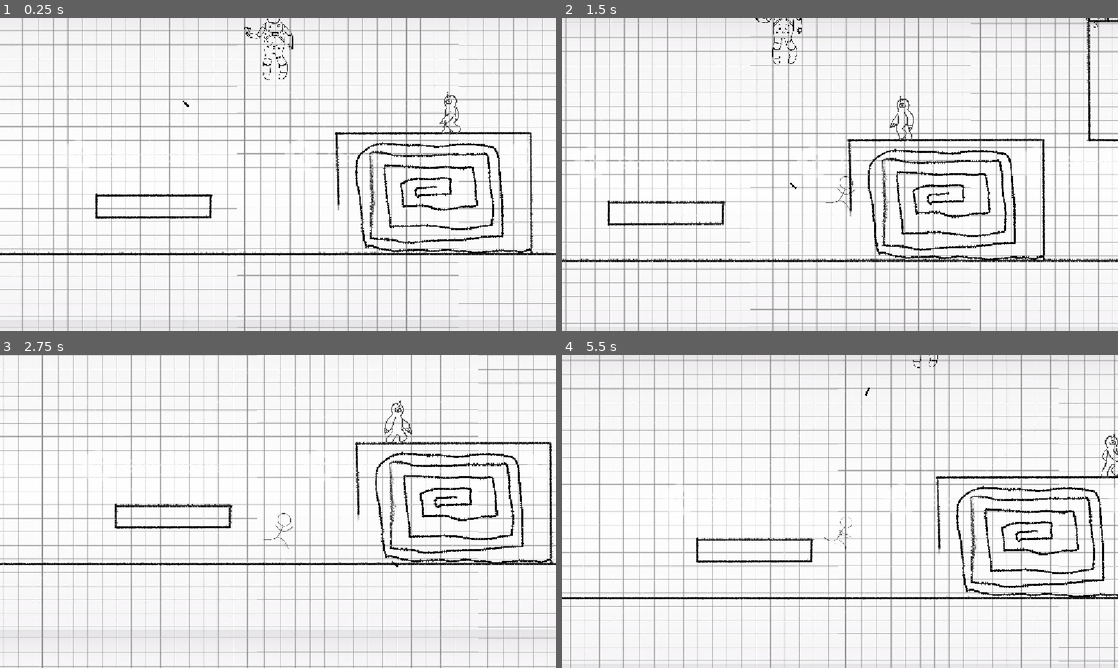
Above: before the commit, frames 1-4 (two rows, left to right).
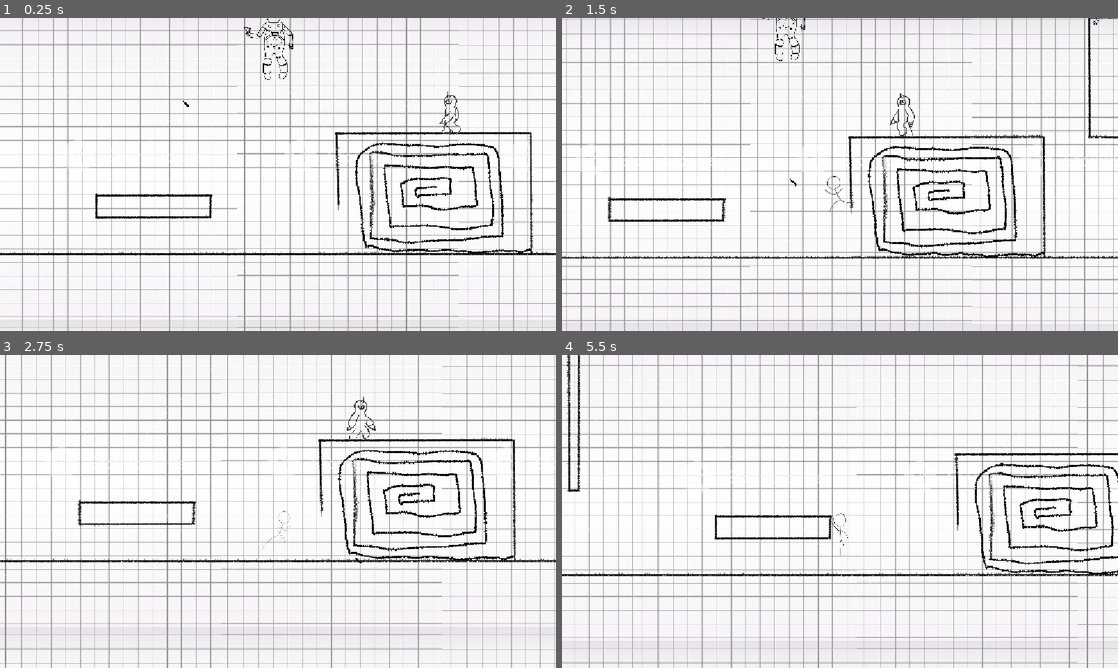
Above: after the commit, the same moments.

Repository: mortex1111/zavrsni
Game: Godot game, scene res://temp/temp_map.tscn
Same seed, same stepped clock (60 frames per second), same inputs: the game is played once before the commit and once after it.
Inputs (mouse positions are in pixels of both pictures, inside the frame that each line leads up to):
- Up to frame 1 (0.25 s): no input
- Up to frame 2 (1.5 s): tap Enter (ui_accept) at 0.5, 0.77, 0.8, 1.07, 1.35 s; move the mouse to (962, 158) at 0.52 s; hold Right (ui_right) from 0.53 s (still down); tap Shift (air_dodge) at 0.6 s; move the mouse to (728, 190) at 1.27 s
- Up to frame 3 (2.75 s): tap Enter (ui_accept) at 1.52, 1.82, 2.3 s; tap Shift (air_dodge) at 1.55, 2.1 s; move the mouse to (333, 442) at 2.02 s; release Right (ui_right) at 2.03 s; hold Left (ui_left) from 2.03 s (still down)
- Up to frame 4 (5.5 s): move the mouse to (812, 574) at 2.77 s; release Left (ui_left) at 2.78 s; hold Right (ui_right) 2.78-4.28 s; click (812, 574) at 2.85 s; tap Enter (ui_accept) at 3.02, 3.32, 3.77, 3.8, 4.07, 4.35, 4.52, 4.82, 5.3 s; tap Shift (air_dodge) at 3.05, 3.6, 4.55, 5.1 s; move the mouse to (1006, 558) at 3.52 s; move the mouse to (673, 464) at 4.27 s; hold Left (ui_left) 4.28-5.03 s; move the mouse to (867, 511) at 5.02 s; hold Right (ui_right) from 5.03 s (still down)

The runs differ from the first frame. In frame 1, 0.2% of the frame differs, in the area x 43-53%, y 0-20%; in frame 2, 25%; in frame 3, 28%; in frame 4, 28%, in the area x 0-100%, y 0-100%.

Commit message:
ubi me
dodao sam te odbacuje attack of enamya i da dila dmg (polje lagano mozemo dodat contact dmg sa enemyima) poslozio sve collision layere i maskove normalno i sad se stvari ne sudaraju. ali okretanje playere ne radi normalno nez zas i pre umoran sam da idem gledat. i nasao sam par bugova

Diff:
--- a/Enemies/astronaut/astronaut.tscn
+++ b/Enemies/astronaut/astronaut.tscn
@@ -91,6 +91,48 @@
 
 [sub_resource type="CircleShape2D" id="CircleShape2D_rb6wy"]
 radius = 789.1071
+
+[sub_resource type="Animation" id="Animation_ohx4t"]
+length = 0.001
+tracks/0/type = "value"
+tracks/0/imported = false
+tracks/0/enabled = true
+tracks/0/path = NodePath("AnimatedSprite2D:frame")
+tracks/0/interp = 1
+tracks/0/loop_wrap = true
+tracks/0/keys = {
+"times": PackedFloat32Array(0),
+"transitions": PackedFloat32Array(1),
+"update": 1,
+"values": [0]
+}
+
+[sub_resource type="Animation" id="Animation_f101j"]
+resource_name = "idle"
+tracks/0/type = "value"
+tracks/0/imported = false
+tracks/0/enabled = true
+tracks/0/path = NodePath("AnimatedSprite2D:animation")
+tracks/0/interp = 1
+tracks/0/loop_wrap = true
+tracks/0/keys = {
+"times": PackedFloat32Array(0),
+"transitions": PackedFloat32Array(1),
+"update": 1,
+"values": [&"idle"]
+}
+tracks/1/type = "value"
+tracks/1/imported = false
+tracks/1/enabled = true
+tracks/1/path = NodePath("AnimatedSprite2D:frame")
+tracks/1/interp = 1
+tracks/1/loop_wrap = true
+tracks/1/keys = {
+"times": PackedFloat32Array(0),
+"transitions": PackedFloat32Array(1),
+"update": 1,
+"values": [0]
+}
 
 [sub_resource type="Animation" id="Animation_rb6wy"]
 resource_name = "shoot"
@@ -134,48 +176,6 @@
 }]
 }
 
-[sub_resource type="Animation" id="Animation_ohx4t"]
-length = 0.001
-tracks/0/type = "value"
-tracks/0/imported = false
-tracks/0/enabled = true
-tracks/0/path = NodePath("AnimatedSprite2D:frame")
-tracks/0/interp = 1
-tracks/0/loop_wrap = true
-tracks/0/keys = {
-"times": PackedFloat32Array(0),
-"transitions": PackedFloat32Array(1),
-"update": 1,
-"values": [0]
-}
-
-[sub_resource type="Animation" id="Animation_f101j"]
-resource_name = "idle"
-tracks/0/type = "value"
-tracks/0/imported = false
-tracks/0/enabled = true
-tracks/0/path = NodePath("AnimatedSprite2D:animation")
-tracks/0/interp = 1
-tracks/0/loop_wrap = true
-tracks/0/keys = {
-"times": PackedFloat32Array(0),
-"transitions": PackedFloat32Array(1),
-"update": 1,
-"values": [&"idle"]
-}
-tracks/1/type = "value"
-tracks/1/imported = false
-tracks/1/enabled = true
-tracks/1/path = NodePath("AnimatedSprite2D:frame")
-tracks/1/interp = 1
-tracks/1/loop_wrap = true
-tracks/1/keys = {
-"times": PackedFloat32Array(0),
-"transitions": PackedFloat32Array(1),
-"update": 1,
-"values": [0]
-}
-
 [sub_resource type="AnimationLibrary" id="AnimationLibrary_4bfli"]
 _data = {
 &"RESET": SubResource("Animation_ohx4t"),
@@ -184,6 +184,8 @@
 }
 
 [node name="Astronaut" type="CharacterBody2D"]
+collision_layer = 0
+collision_mask = 16
 motion_mode = 1
 script = ExtResource("1_rb6wy")
 
@@ -198,8 +200,11 @@
 shape = SubResource("RectangleShape2D_rb6wy")
 
 [node name="Area2D" type="Area2D" parent="."]
+collision_layer = 0
+collision_mask = 128
 
 [node name="CollisionShape2D" type="CollisionShape2D" parent="Area2D"]
+visible = false
 shape = SubResource("CircleShape2D_rb6wy")
 
 [node name="Marker2D" type="Marker2D" parent="."]
--- a/Enemies/astronaut/astronaut_projectile.gd
+++ b/Enemies/astronaut/astronaut_projectile.gd
@@ -1,4 +1,4 @@
-extends CharacterBody2D
+extends Area2D
 
 @export var speed: int = 400
 
@@ -15,6 +15,3 @@
 
 func _physics_process(delta: float) -> void:
 	global_position += player_dir * speed * delta
-
-	if global_position == player_pos:
-		queue_free()
--- a/Enemies/astronaut/astronaut_projectile.tscn
+++ b/Enemies/astronaut/astronaut_projectile.tscn
@@ -6,8 +6,10 @@
 [sub_resource type="RectangleShape2D" id="RectangleShape2D_xcff4"]
 size = Vector2(37, 10)
 
-[node name="astronaut_projectile" type="CharacterBody2D"]
-collision_layer = 0
+[node name="astronaut_projectile" type="Area2D"]
+editor_description = "1"
+collision_layer = 4
+collision_mask = 0
 script = ExtResource("1_wgtfj")
 
 [node name="CollisionShape2D" type="CollisionShape2D" parent="."]
--- a/player/player.gd
+++ b/player/player.gd
@@ -1,7 +1,6 @@
 extends CharacterBody2D
 
 var gravity: float = ProjectSettings.get_setting("physics/2d/default_gravity")
-
 @onready var lgrab: RayCast2D = $Lgrab
 @onready var check_up: RayCast2D = $CheckUp
 @export var HP: int = 3
@@ -17,7 +16,7 @@
 @export var max_jumps: int = 2
 @export var attack_cool_len: int = 120
 @export var attack_len: int = 60
-@export var dmgCoolLen: float = 0.5
+@export var dmgCoolLen: float = 0.3
 
 var dmgLen: float = 0
 var invizLen: float = 0
@@ -25,11 +24,11 @@
 var attack_cool: int = -1
 var is_jumping: bool = false
 var coyote_timer: float = 0.0
-var jump_buffer_timer: float = 0.0
+var jumpBufferTimer: float = 0.0
 var hang_timer1: float = 0.0
 var hang_timer2: float = 0.0
-var air_dodge_timer: float = 0.0
-var jumps_done: int = 0
+var airDodgeTimer: float = 0.0
+var curJumps: int = 0
 var attacking = false
 var running = false
 var knock_back = false
@@ -39,11 +38,11 @@
 var can_move = true
 var is_dodging = false
 var can_dodge = true
-var last_dir = 0
+var last_dir = -1
 
 func _physics_process(delta: float) -> void:
 	is_hanging()
-	handle_timers(delta)
+	timers(delta)
 	move_character(delta)
 	animations_test()
 	animations()
@@ -63,6 +62,7 @@
 				hanging = true
 
 func move_character(delta: float) -> void:
+	if dmgLen < 0:
 		if !is_dodging:
 			direction = Input.get_axis("ui_left", "ui_right")
 		if hanging:
@@ -79,40 +79,33 @@
 		else:
 			is_jumping = false
 			coyote_timer = coyote_time
-			jumps_done = 0
+			curJumps = 0
 			accel = 0.04
 		if direction != 0 and !hanging and !is_dodging:
 			if abs(velocity.x) < speed:
 				velocity.x += direction * speed * accel
 		elif !is_dodging:
 			velocity.x = move_toward(velocity.x, 0, speed / 15)
-
-		if direction != 0:
-			last_dir = direction
-
 		if Input.is_action_just_pressed("air_dodge") and !is_on_floor() and !is_dodging and !hanging and can_dodge:
 			velocity.y = 0
 			velocity.x = 0
 			can_dodge = false
 			is_dodging = true
-
 		if is_on_floor():
-			air_dodge_timer = 0.0
+			airDodgeTimer = 0.0
 			can_dodge = true
 			is_dodging = false
-
 		if is_dodging:
 			velocity.x = last_dir * dodge_speed
-			air_dodge_timer += delta
-
-		if air_dodge_timer >= air_dodge_duration:
-			air_dodge_timer = 0.0
+			airDodgeTimer += delta
+		if airDodgeTimer >= air_dodge_duration:
+			airDodgeTimer = 0.0
 			velocity.x = 0
 			is_dodging = false
 
 		if Input.is_action_just_pressed("ui_accept") and !is_dodging:
-			jump_buffer_timer = jump_buffer_time
-		if jump_buffer_timer > 0 and can_jump() and !hanging:
+			jumpBufferTimer = jump_buffer_time
+		if jumpBufferTimer > 0 and can_jump() and !hanging:
 			start_jump()
 		if Input.is_action_just_released("ui_accept") and is_jumping and velocity.y < jump_cutoff:
 			velocity.y = jump_cutoff
@@ -120,7 +113,7 @@
 func can_jump() -> bool:
 	if is_on_floor() or coyote_timer > 0:
 		return true
-	if jumps_done < max_jumps:
+	if curJumps < max_jumps:
 		return true
 	return false
 
@@ -129,14 +122,14 @@
 	velocity.y = jump_velocity
 	is_jumping = true
 	coyote_timer = 0.0
-	jump_buffer_timer = 0.0
-	jumps_done += 1
+	jumpBufferTimer = 0.0
+	curJumps += 1
 
-func handle_timers(delta: float) -> void:
+func timers(delta: float) -> void:
 	if coyote_timer > 0:
 		coyote_timer -= delta
-	if jump_buffer_timer > 0:
-		jump_buffer_timer -= delta
+	if jumpBufferTimer > 0:
+		jumpBufferTimer -= delta
 	@warning_ignore("narrowing_conversion")
 	attack_cool -= delta
 	dmgLen -= delta
@@ -165,8 +158,6 @@
 
 func animations():
 	if dmgLen > 0:
-		print("dmgLen")
-		print(dmgLen)
 		$AnimationPlayer.play("air_dodge")
 	elif attacking:
 		$AnimationPlayer.play("attack")
@@ -179,20 +170,29 @@
 	elif is_dodging:
 		$AnimationPlayer.play("air_dodge")
 
+
+	if direction != 0 and direction != last_dir:
+		last_dir = direction
+		scale.x = abs(scale.x) * last_dir
+
+
 	if invizLen > 0:
-		print("invizLen")
-		print(invizLen)
 		modulate = Color(1,0,0, 0.5)
 	else:
 		modulate = Color(1,1,1)
 
 func hit_box():
+	if invizLen > 0:
+		$dmgHitbox/CollisionShape2D.disabled = true
+	else:
+		$dmgHitbox/CollisionShape2D.disabled = false
 	if $AnimationPlayer.is_playing() and $AnimationPlayer.current_animation == "attack":
 		$attack/CollisionShape2D2.disabled = false
 	else:
 		$attack/CollisionShape2D2.disabled = true
 
 func _on_dmg_hitbox_area_entered(area: Area2D) -> void:
+	velocity = (global_position - area.global_position).normalized() * 400
 	HP -= int(area.editor_description)
 	dmgLen = dmgCoolLen
-	invizLen = dmgCoolLen * 3
+	invizLen = dmgCoolLen * 5
--- a/scenes/player.tscn
+++ b/scenes/player.tscn
@@ -378,12 +378,12 @@
 size = Vector2(141.25, 190)
 
 [sub_resource type="RectangleShape2D" id="RectangleShape2D_y4r1p"]
-size = Vector2(26.250002, 165.00003)
+size = Vector2(110.00007, 165.00003)
 
 [node name="Player" type="CharacterBody2D" groups=["Player"]]
-scale = Vector2(0.8, 0.8)
-collision_layer = 129
-collision_mask = 129
+scale = Vector2(-0.8, 0.8)
+collision_layer = 0
+collision_mask = 16
 script = ExtResource("1_smehm")
 
 [node name="Camera2D" type="Camera2D" parent="."]
@@ -398,7 +398,6 @@
 
 [node name="CollisionShape2D" type="CollisionShape2D" parent="."]
 visible = false
-position = Vector2(-2.5, 16.25)
 shape = SubResource("CapsuleShape2D_a42rq")
 
 [node name="AnimationPlayer" type="AnimationPlayer" parent="."]
@@ -409,7 +408,7 @@
 [node name="attack" type="Area2D" parent="."]
 visible = false
 collision_layer = 2
-collision_mask = 2
+collision_mask = 0
 
 [node name="CollisionShape2D2" type="CollisionShape2D" parent="attack"]
 position = Vector2(115.625, 7.50009)
@@ -419,12 +418,14 @@
 position = Vector2(0, -48.749996)
 scale = Vector2(1, 10)
 target_position = Vector2(99.99999, 0)
+collision_mask = 16
 hit_from_inside = true
 
 [node name="CheckUp" type="RayCast2D" parent="."]
 position = Vector2(99.99999, -79.99999)
 scale = Vector2(0.99999994, 0.99999994)
 target_position = Vector2(0, -200)
+collision_mask = 16
 hit_from_inside = true
 
 [node name="dmgHitbox" type="Area2D" parent="."]
@@ -432,8 +433,8 @@
 collision_mask = 4
 
 [node name="CollisionShape2D" type="CollisionShape2D" parent="dmgHitbox"]
-position = Vector2(-3.1249995, 17.499989)
-scale = Vector2(0.99999964, 0.99999964)
+position = Vector2(1.2499986, 17.499989)
+scale = Vector2(0.99999934, 0.99999934)
 shape = SubResource("RectangleShape2D_y4r1p")
 
 [connection signal="area_entered" from="dmgHitbox" to="." method="_on_dmg_hitbox_area_entered"]
--- a/temp/temp_map.tscn
+++ b/temp/temp_map.tscn
@@ -687,6 +687,7 @@
 
 [node name="Player" parent="." instance=ExtResource("3_h8bpr")]
 position = Vector2(1442.0001, 283)
+collision_layer = 128
 
 [node name="background" type="Sprite2D" parent="."]
 position = Vector2(2223, -963)
@@ -698,8 +699,8 @@
 
 [node name="sRoc1" type="CharacterBody2D" parent="objects"]
 position = Vector2(-514, 477)
-collision_layer = 17
-collision_mask = 17
+collision_layer = 16
+collision_mask = 0
 
 [node name="sRoc1" type="Sprite2D" parent="objects/sRoc1"]
 texture = ExtResource("6_7ieth")
@@ -722,8 +723,8 @@
 
 [node name="sRoc3" type="CharacterBody2D" parent="objects"]
 position = Vector2(-514, 477)
-collision_layer = 17
-collision_mask = 17
+collision_layer = 16
+collision_mask = 0
 
 [node name="sRoc1" type="Sprite2D" parent="objects/sRoc3"]
 position = Vector2(80, -185)
@@ -747,8 +748,8 @@
 
 [node name="sRoc2" type="CharacterBody2D" parent="objects"]
 position = Vector2(-514, 477)
-collision_layer = 17
-collision_mask = 17
+collision_layer = 16
+collision_mask = 0
 
 [node name="sRoc1" type="Sprite2D" parent="objects/sRoc2"]
 position = Vector2(0, -28)
@@ -851,6 +852,8 @@
 
 [node name="miniKiklop" type="CharacterBody2D" parent="."]
 position = Vector2(2196, -79)
+collision_layer = 0
+collision_mask = 16
 script = ExtResource("21_u8ib0")
 
 [node name="AnimatedSprite2D" type="AnimatedSprite2D" parent="miniKiklop"]
@@ -865,6 +868,8 @@
 shape = SubResource("RectangleShape2D_5oev5")
 
 [node name="Turn" type="Area2D" parent="miniKiklop"]
+collision_layer = 0
+collision_mask = 16
 
 [node name="CollisionShape2D" type="CollisionShape2D" parent="miniKiklop/Turn"]
 position = Vector2(-70, -20)
@@ -875,12 +880,16 @@
 shape = SubResource("RectangleShape2D_u8ib0")
 
 [node name="Turn2" type="Area2D" parent="miniKiklop"]
+collision_layer = 0
+collision_mask = 16
 
 [node name="CollisionShape2D2" type="CollisionShape2D" parent="miniKiklop/Turn2"]
 position = Vector2(87, 122)
 shape = SubResource("RectangleShape2D_fbyx8")
 
 [node name="Turn3" type="Area2D" parent="miniKiklop"]
+collision_layer = 0
+collision_mask = 16
 
 [node name="CollisionShape2D" type="CollisionShape2D" parent="miniKiklop/Turn3"]
 position = Vector2(-68, 121)
@@ -897,8 +906,9 @@
 collision_mask = 128
 
 [node name="Attack" type="Area2D" parent="miniKiklop"]
+editor_description = "1"
 collision_layer = 4
-collision_mask = 4
+collision_mask = 0
 
 [node name="left" type="CollisionShape2D" parent="miniKiklop/Attack"]
 position = Vector2(-71.875, 6.5)
@@ -911,8 +921,8 @@
 disabled = true
 
 [node name="map" type="StaticBody2D" parent="."]
-collision_layer = 19
-collision_mask = 17
+collision_layer = 16
+collision_mask = 0
 
 [node name="CollisionPolygon2D" type="CollisionPolygon2D" parent="map"]
 polygon = PackedVector2Array(-728, -2758, -728, 600, 5046, 600, 5047, -533, 3626, -545, 3624, -591, 5047, -592, 5042, -1376, 3718, -1383, 3718, -1128, 3677, -1129, 3679, -1569, 5186, -1574, 5194, -2756, 5568, -2740, 5559, 1012, -1291, 1030, -1381, -2794)
